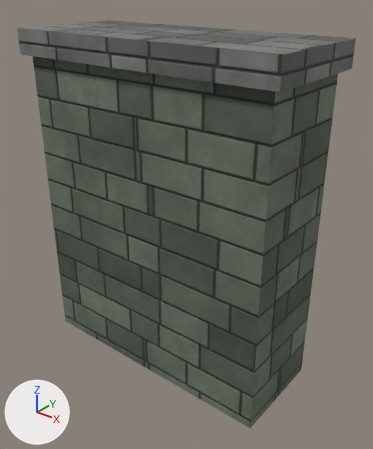
The glTF model public/models/ville_ruine_mur_mousse.glb: old version first, new version second.
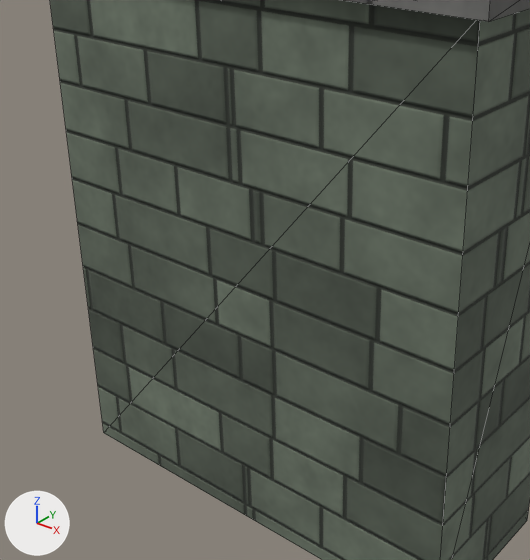
Each version is shown whole from a camera (50 mm lens) standing at (3.92, -4.65, 4.89) and looking at (0.17, 0.04, 1.99), then close up on the part from 2% to 81% of the width and 18% to 87% of the height. Lighting does not change. The marker at lower left points along +X, +Y and +Z. The first two pictures are the older version. The close-ups show mesh edges as thin lines. Vertices at exactly the same position are counted once.

Objects in the first close-up: 'ruine_mur_mousse'.
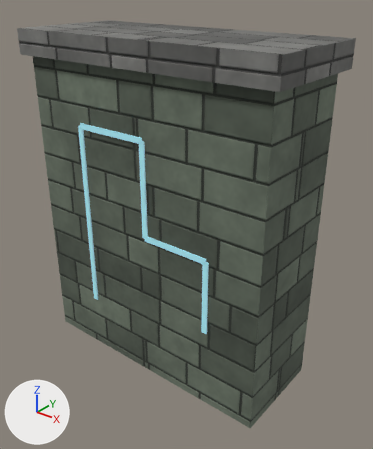
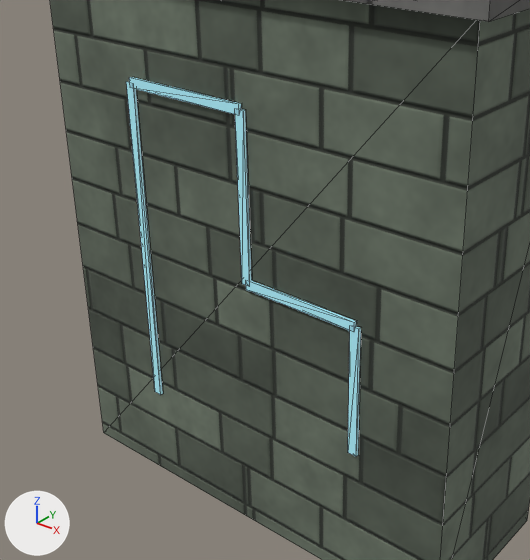
Changed parts and their boxes (x1, y1, x2, y2) in the close-ups (530 x 560 px):
part 1 of me_ruine_mur_mousse, added (cyan): after (126, 81, 163, 395)
part 2 of me_ruine_mur_mousse, added (cyan): after (129, 77, 241, 114)
part 3 of me_ruine_mur_mousse, added (cyan): after (235, 109, 252, 286)
part 4 of me_ruine_mur_mousse, added (cyan): after (246, 281, 356, 332)
part 5 of me_ruine_mur_mousse, added (cyan): after (348, 326, 361, 457)

What changed in the scene script:
```text
Add mat_glow:
    mat_glow = bpy.data.materials.new('glow')
    mat_glow.use_nodes = True; mat_glow.node_tree.nodes.clear()
    _N = mat_glow.node_tree.nodes; _L = mat_glow.node_tree.links
    n0 = _N.new('ShaderNodeBsdfPrincipled'); n0.name = 'Principled BSDF'
    n0.inputs[28].default_value = 0.12  # 'Emission Strength'
    n1 = _N.new('ShaderNodeOutputMaterial'); n1.name = 'Material Output'
    n2 = _N.new('ShaderNodeVertexColor'); n2.name = 'Color Attribute'
    _L.new(n0.outputs[0], n1.inputs[0])  # 'BSDF' to 'Surface'
    _L.new(n2.outputs[0], n0.inputs[0])  # 'Color' to 'Base Color'
Change me_ruine_mur_mousse:
    used by ob_ruine_mur_mousse; location = (0.0, 0.0, 0.0)
    remove me_ruine_mur_mousse.from_pydata(...)  # 16 vertices, 24 faces; spans x -1.8..1.8, y -0.75..0.75, z 0.0..4.3
    add me_ruine_mur_mousse.from_pydata(...)  # 96 vertices, 144 faces; spans x -1.8..1.8, y -0.75..0.75, z 0.0..4.3
    me_ruine_mur_mousse part 1: a new loose piece, a box spanning x -0.935..-0.865, y -0.67..-0.64, z 0.76..3.24, in mat_glow
    me_ruine_mur_mousse part 2: a new loose piece, a box spanning x -0.9..0.1, y -0.67..-0.64, z 3.205..3.275, in mat_glow
    me_ruine_mur_mousse part 3: a new loose piece, a box spanning x 0.065..0.135, y -0.67..-0.64, z 2.04..3.24, in mat_glow
    me_ruine_mur_mousse part 4: a new loose piece, a box spanning x 0.1..1.0, y -0.67..-0.64, z 2.005..2.075, in mat_glow
    me_ruine_mur_mousse part 5: a new loose piece, a box spanning x 0.965..1.035, y -0.67..-0.64, z 1.08..2.04, in mat_glow
    other edits to the shape of me_ruine_mur_mousse do not show in these pictures
    add me_ruine_mur_mousse.materials.append(mat_glow)
```
